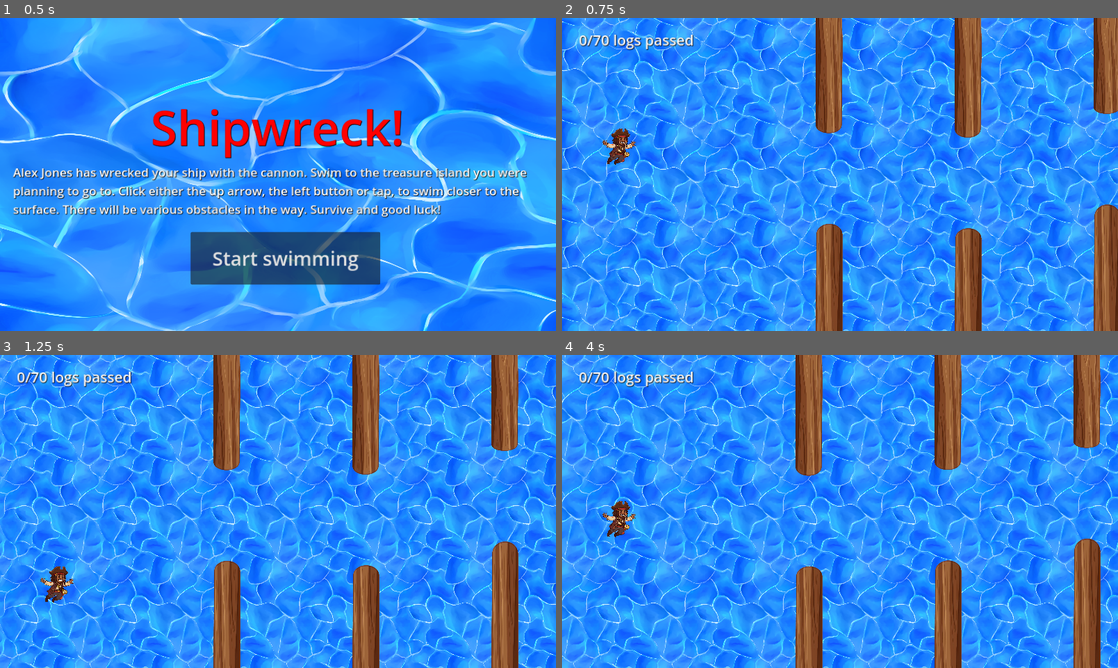
Above: before the commit, frames 1-4 (two rows, left to right).
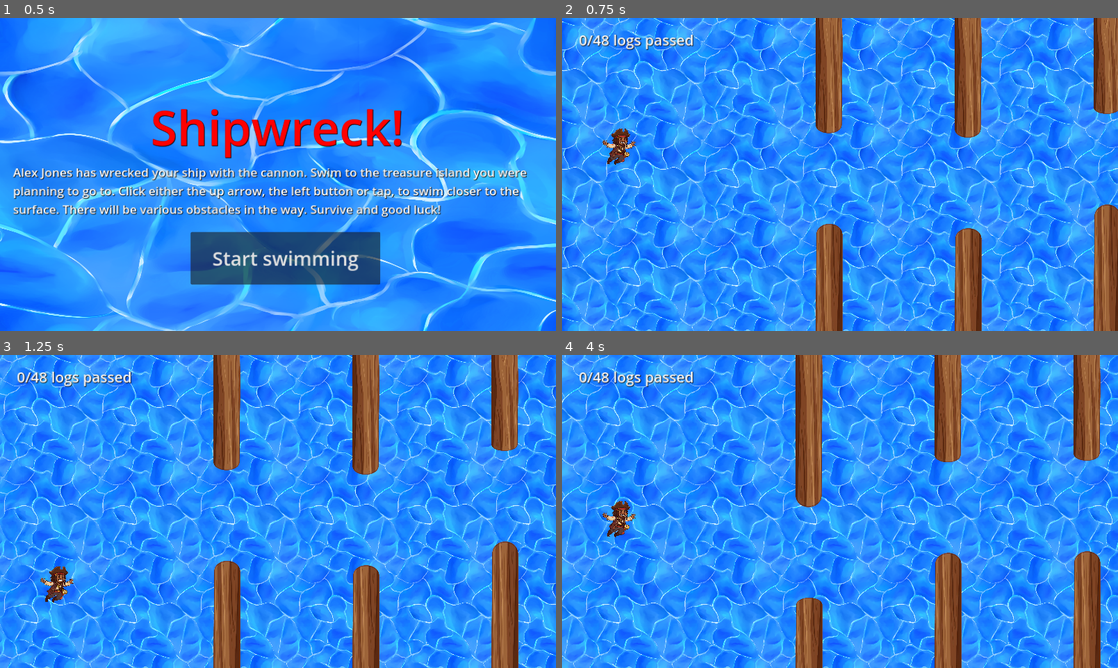
Above: after the commit, the same moments.

Repository: amodhakal/pcrpg
Game: Godot game, scene res://scenes/ToFirst.tscn
Two runs of this game, one before a commit and one after it. Both use one fixed random seed, a clock stepped at 60 frames per second and the inputs below.
Inputs (mouse positions are in pixels of both pictures, inside the frame that each line leads up to):
- Up to frame 1 (0.5 s): no input
- Up to frame 2 (0.75 s): click "Start swimming" at 0.5 s
- Up to frame 3 (1.25 s): no input
- Up to frame 4 (4 s): move the mouse to (962, 495) at 1.27 s; click (962, 495) at 1.35 s; move the mouse to (728, 527) at 2.02 s; click (728, 527) at 2.1 s; move the mouse to (895, 442) at 2.77 s; click (895, 442) at 2.85 s; click "Restart Game" at 3.5 s

Frame 1 is identical in both runs. In frame 2, less than 0.1% of the frame differs, in the area x 5-9%, y 5-10%; in frame 3, less than 0.1%; in frame 4, 2.5%, in the area x 5-97%, y 0-99%.

Commit message:
Fixed the log count

Diff:
--- a/scenes/FirstGame.tscn
+++ b/scenes/FirstGame.tscn
@@ -63,7 +63,7 @@
 offset_bottom = -245.0
 theme_override_colors/font_shadow_color = Color(0, 0, 0, 1)
 theme_override_font_sizes/font_size = 30
-text = "0/70 logs passed"
+text = "0/48 logs passed"
 
 [node name="Character" parent="." instance=ExtResource("2_7u7ew")]
 position = Vector2(112, 186)
--- a/scripts/Character.gd
+++ b/scripts/Character.gd
@@ -17,18 +17,18 @@
 
 	if logsPassed == 0:
 		if currentX > INITIAL_LOG_X:
-			if logsPassed < 70:
+			if logsPassed < 48:
 				logsPassed += 1
 
-			logsLabel.text = str(logsPassed) + "/70 logs passed"
+			logsLabel.text = str(logsPassed) + "/48 logs passed"
 			previousX = currentX
 
 	else:
 		if currentX > previousX + LOG_DISTANCE_X:
-			if logsPassed < 70:
+			if logsPassed < 48:
 				logsPassed += 1
 
-			logsLabel.text = str(logsPassed) + "/70 logs passed"
+			logsLabel.text = str(logsPassed) + "/48 logs passed"
 			previousX = currentX
 
 
--- a/scripts/FirstLocation.gd
+++ b/scripts/FirstLocation.gd
@@ -5,7 +5,7 @@
 const VIEWPORT_WIDTH = 1152
 const VIEWPORT_HEIGHT = 590
 const LOG_DISTANCE_X = VIEWPORT_WIDTH / 4
-const LOG_COUNT = 70
+const LOG_COUNT = 50
 
 @onready var OBSTACLE = preload("res://components/Obstacle.tscn")
 @onready var BEACH = preload("res://components/Beach.tscn")
